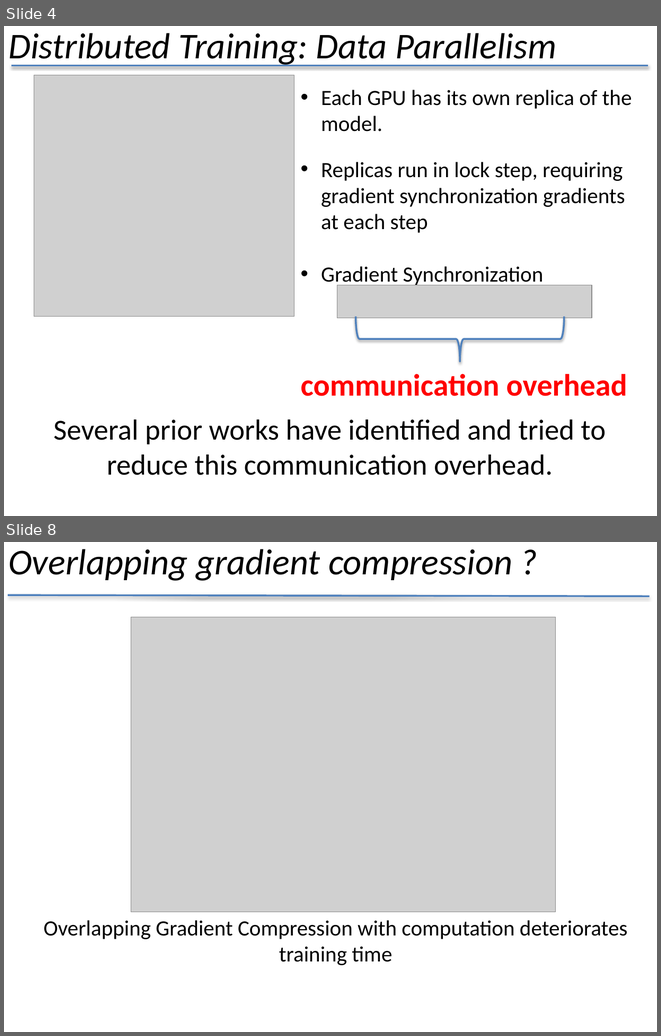
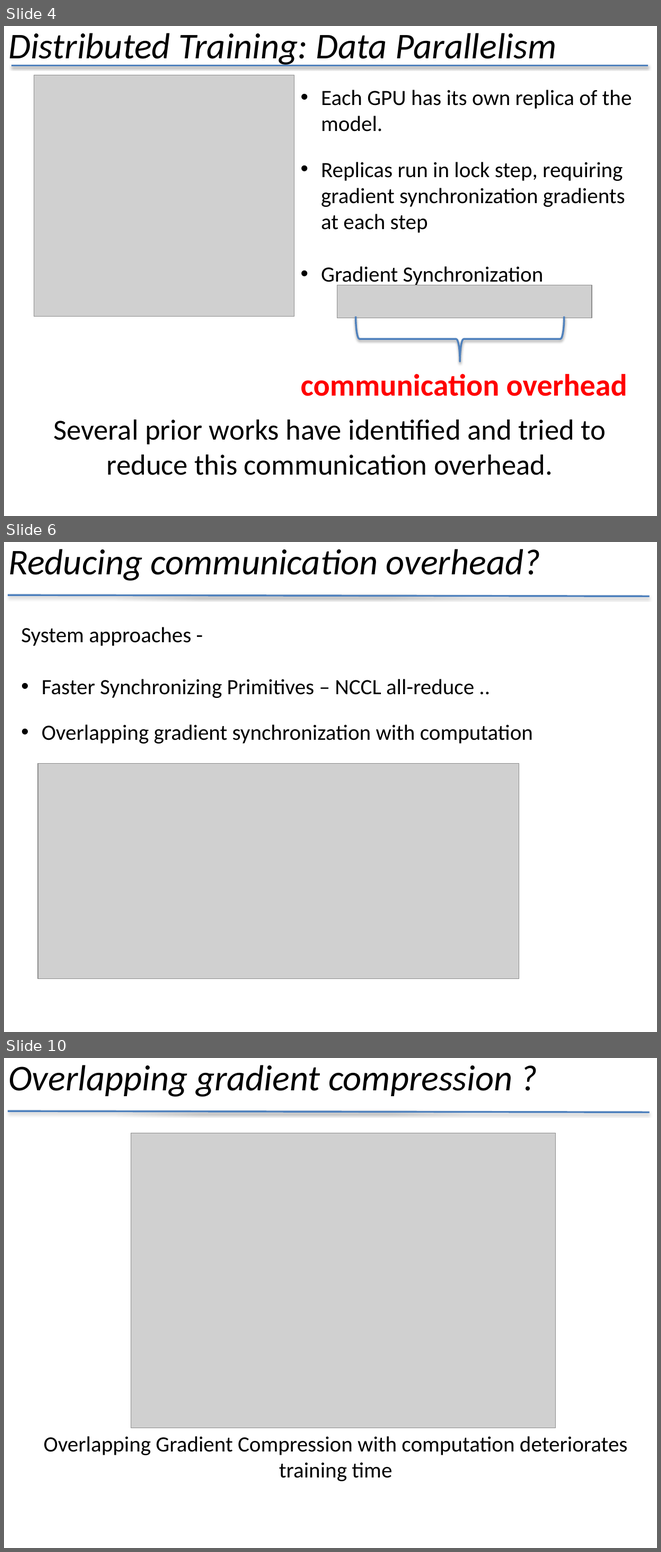
Before and after one commit to CSResearchSymposium/csresearchsymposium.github.io, a slide deck: data/submissions/slides/Saurabh Agarwal.pptx. Shown one above the other, each under a label of ours: slides 4 and 8 before the commit, slides 4, 6 and 10 after it; the slides between them are not shown. The pictures are 661x1036 and 661x1552 pixels, drawn with LibreOffice and Linux fonts; fonts in the diff are those of the drawing; grey boxes stand for pictures. Boxes give left, top, right and bottom in pixels: in the first picture for what was removed or moved away, otherwise in the second. Text is boxed around its words. In the diff, an @@ line names an element or a change of style, - is before the commit and + after.

```diff
--- a/data/submissions/slides/Saurabh Agarwal.pptx
+++ b/data/submissions/slides/Saurabh Agarwal.pptx
@@ slide 6 added at box(4, 542, 657, 1032), background #FFFFFF @@
@@ text added at box(8, 549, 540, 581), 40 pt, text #000000, italic @@
+Reducing communication overhead?
@@ line added from (8, 595) to (649, 596), #4F81BD 2 pt @@
@@ text added at box(21, 627, 533, 743), 24 pt, text #000000 @@
+System approaches -
+• Faster Synchronizing Primitives – NCCL all-reduce ..
+• Overlapping gradient synchronization with computation
@@ picture added at box(38, 764, 519, 978) @@
@@ what was slide 8 is now slide 10 @@
```
Also in this commit, not shown: 5 slides changed, 2 other slides added, 1 slide removed.
